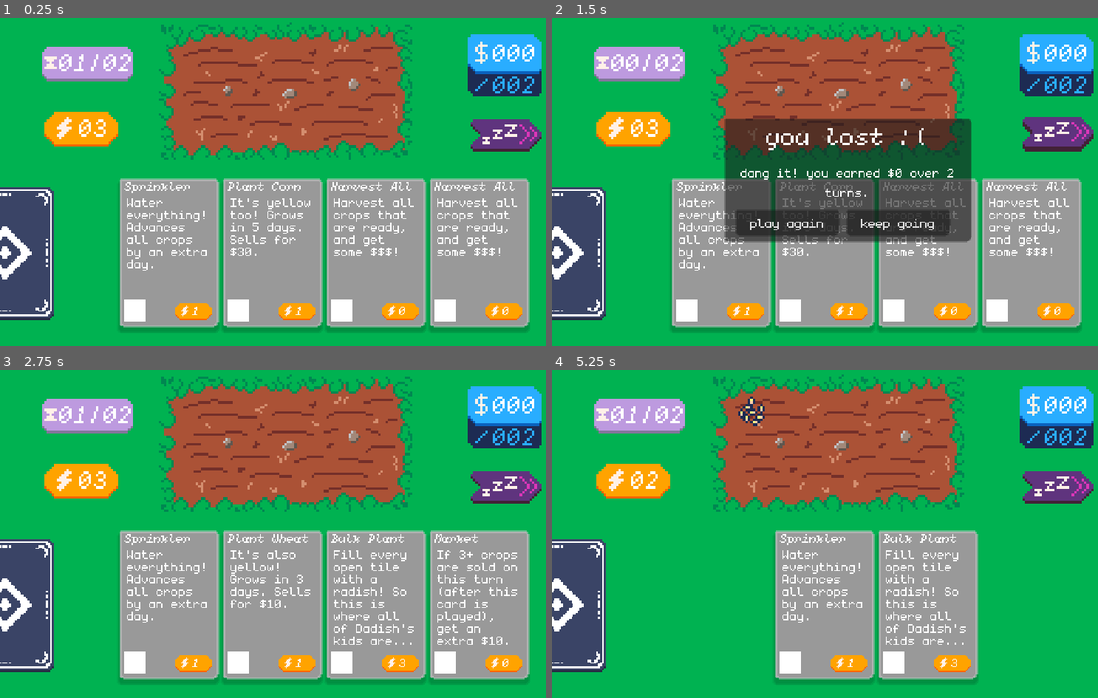
Above: before the commit, frames 1-4 (two rows, left to right).
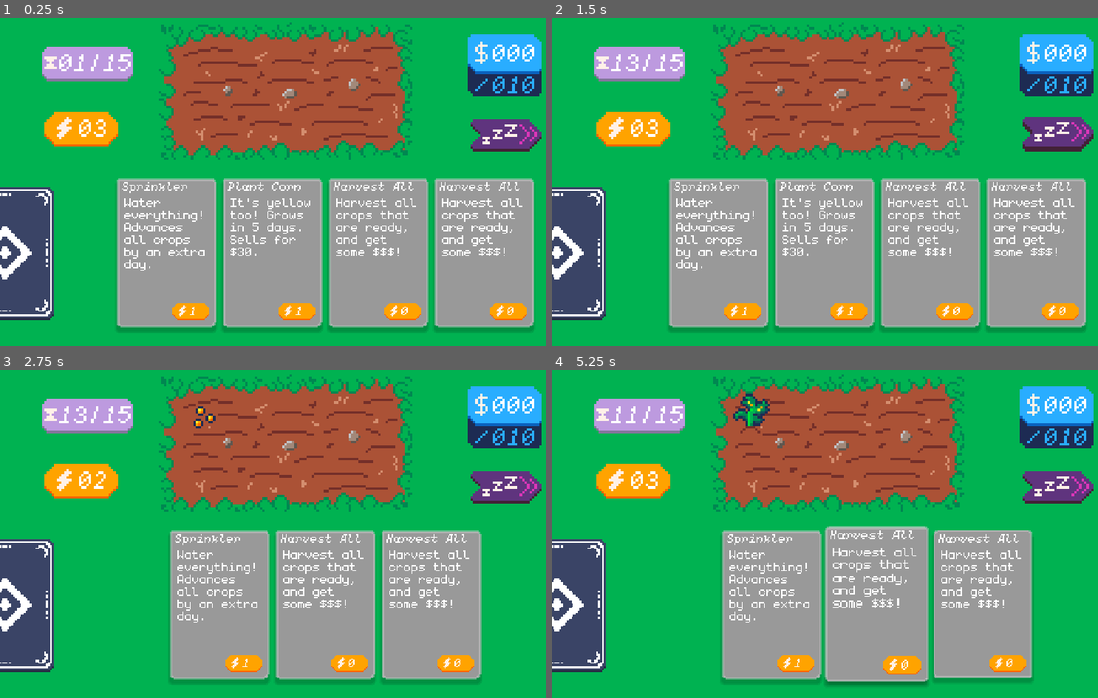
Above: after the commit, the same moments.

Repository: Hex-4/carden
Game: Godot game, scene res://main-test.tscn
Same seed, same stepped clock (60 frames per second), same inputs: the game is played once before the commit and once after it.
Inputs (mouse positions are in pixels of both pictures, inside the frame that each line leads up to):
- Up to frame 1 (0.25 s): no input
- Up to frame 2 (1.5 s): click (1054, 132) at 0.5 s; click (1054, 132) at 1.25 s
- Up to frame 3 (2.75 s): click (234, 573) at 2 s, where only the run before the commit has a clickable "play again"
- Up to frame 4 (5.25 s): tap Enter at 2.75 s; drag from (721, 602) to (906, 458) at 2.77 s; drag from (825, 602) to (819, 599) at 3.52 s; move the mouse to (874, 602) at 4.27 s; hold Right 4.28-5 s; tap Alt at 4.35 s; click (874, 602) at 4.42 s; tap Space at 5 s; drag from (977, 602) to (672, 481) at 5.02 s

The runs differ from the first frame. In frame 1, 7.0% of the frame differs, in the area x 18-98%, y 11-96%; in frame 2, 23%, in the area x 10-98%, y 11-96%; in frame 3, 18%; in frame 4, 17%.

Commit message:
polish w/ sounds and start on animations

Diff:
--- a/infra/card.tscn
+++ b/infra/card.tscn
@@ -46,19 +46,6 @@
 grow_vertical = 2
 mouse_filter = 2
 theme_override_styles/panel = SubResource("StyleBoxFlat_nxf5b")
-
-[node name="ColorRect" type="ColorRect" parent="."]
-layout_mode = 1
-anchors_preset = -1
-anchor_left = 0.053000003
-anchor_top = 0.81700003
-anchor_right = 0.26500002
-anchor_bottom = 0.96700007
-offset_left = -0.0050001144
-offset_top = -0.040000916
-offset_right = -0.025001526
-offset_bottom = -0.040008545
-metadata/_edit_use_anchors_ = true
 
 [node name="CardTitle" type="RichTextLabel" parent="."]
 layout_mode = 1
@@ -137,3 +124,6 @@
 fit_content = true
 scroll_active = false
 metadata/_edit_use_anchors_ = true
+
+[connection signal="mouse_entered" from="." to="." method="_on_mouse_entered"]
+[connection signal="mouse_exited" from="." to="." method="_on_mouse_exited"]
--- a/infra/scripts/card.gd
+++ b/infra/scripts/card.gd
@@ -13,6 +13,7 @@
 	($CardTitle as RichTextLabel).text = data.card_name
 	($CardBody as RichTextLabel).text = data.description
 	$TextureRect/EnergyCost.text = str(data.cost)
+	pivot_offset = size / 2
 
 
 func _gui_input(event):
@@ -25,3 +26,14 @@
 func _process(_delta):
 	if dragging:
 		global_position = get_global_mouse_position() - drag_offset
+
+
+func _on_mouse_entered() -> void:
+	var t = get_tree().create_tween()
+
+	t.tween_property(self, "scale", Vector2(1.07, 1.07), 0.2).set_trans(Tween.TRANS_BACK).set_ease(Tween.EASE_OUT)
+
+func _on_mouse_exited() -> void:
+	var t = get_tree().create_tween()
+
+	t.tween_property(self, "scale", Vector2(1, 1), 0.2).set_trans(Tween.TRANS_BACK).set_ease(Tween.EASE_OUT)
--- a/infra/scripts/game_manager.gd
+++ b/infra/scripts/game_manager.gd
@@ -5,7 +5,9 @@
 
 @onready var hud: HUD = $Screen/HUD
 
-@onready var hand: HBoxContainer = $Screen/Hand
+@onready var hand: Control = $Screen/Hand
+
+@onready var sfx: SFX = $SFX
 
 var energy = 3
 
@@ -13,9 +15,9 @@
 
 var cash = 0
 
-var cash_goal = 2
+var cash_goal = 10
 
-@export var total_days: int = 2
+@export var total_days: int = 15
 
 var days_left: int = 1
 
@@ -34,6 +36,8 @@
 @onready var panel = $Screen/Panel
 
 var infinite = false
+
+
 
 # Called when the node enters the scene tree for the first time.
 func _ready() -> void:
@@ -77,10 +81,12 @@
 	hud.energy.text = "%02d" % energy
 
 func harvest():
+	sfx.play_coins()
 	cash += farm.harvest()
 	hud.cash.text = "%03d" % cash
 
 	if cash > cash_goal and !infinite:
+		sfx.play_win()
 		panel.win()
 
 func add_card_to_hand(data: CardData) -> BaseCard:
@@ -96,9 +102,10 @@
 func on_card_used(card: BaseCard):
 	if energy >= card.data.cost and card.data.requirement.call(self):
 		update_energy(energy - card.data.cost)
+		sfx.play_card_use()
 		card.data.effect.call(self)
 		discards.append(card.data)
-		card.queue_free()
+		hand.remove_card_animated(card)
 		cards_played_this_turn += 1
 
 
@@ -114,16 +121,14 @@
 	days_left -= 1
 	farm.update_board()
 	var has_playable_card = false
+	sfx.play_next_day()
 	for card_visual in hand.get_children():
 		if card_visual.data.requirement.call(self):
 			has_playable_card = true
 			break
 
 	if not has_playable_card and hand.get_child_count() > 0:
-		var card_to_drop = hand.get_child(0)  # drop first card
-		discards.append(card_to_drop.data)
-		hand.remove_child(card_to_drop)
-		card_to_drop.queue_free()
+		compost()
 	draw()
 	update_energy(3)
 	if coffee_energy > 0:
@@ -136,12 +141,18 @@
 	if infinite:
 		hud.days_left.text = "%02d" % days_left
 	cards_played_this_turn = 0
+	market_count = -1
 
 	if !infinite:
 		if cash > cash_goal:
+			sfx.stop()
+			sfx.play_win()
 			panel.win()
 
+
 		if days_left < 1:
+			sfx.stop()
+			sfx.play_lose()
 			panel.lose()
 
 # Called every frame. 'delta' is the elapsed time since the previous frame.
--- /dev/null
+++ b/infra/scripts/hand.gd
@@ -0,0 +1,44 @@
+# hand.gd
+extends Control
+
+@export var card_spacing: float = 6
+
+func _ready():
+	child_exiting_tree.connect(_on_card_removing)
+	arrange_cards_animated(0)
+
+
+func remove_card_animated(card: Control):
+	# fly out animation
+	var remove_tween = create_tween()
+	remove_tween.tween_property(card, "position:y", card.position.y + 150, 0.3).set_trans(Tween.TRANS_CUBIC).set_ease(Tween.EASE_OUT)
+	remove_tween.parallel().tween_property(card, "modulate:a", 0.0, 0.2)
+
+	await remove_tween.finished
+	card.queue_free()
+
+func _on_card_removing(card):
+	# rearrange when card is actually removed
+	arrange_cards_animated(0.4)
+
+func arrange_cards_animated(duration: float = 0.2):
+	await get_tree().process_frame
+
+	var cards = get_children()
+	if cards.is_empty():
+		return
+
+	var total_width = 0.0
+	for card in cards:
+		total_width += card.size.x
+	total_width += card_spacing * max(0, cards.size() - 1)
+
+	var start_x = (size.x - total_width) / 2.0
+	var current_x = start_x
+
+	for card_idx in range(cards.size()):
+		var card = cards[card_idx]
+		var target_pos = Vector2(current_x, 0)
+		var tween = create_tween()
+		tween.tween_property(card, "position", target_pos, duration).set_trans(Tween.TRANS_BACK).set_ease(Tween.EASE_OUT)
+		current_x += card.size.x + card_spacing
--- /dev/null
+++ b/infra/scripts/sfx.gd
@@ -0,0 +1,42 @@
+extends AudioStreamPlayer
+class_name SFX
+
+var card_use: AudioStreamWAV = preload("uid://b6yeni8cmx2bj")
+var lose: AudioStreamWAV = preload("uid://bihmrku03vthc")
+var next_day: AudioStreamWAV = preload("uid://0twt7mf15j78")
+var win: AudioStreamWAV = preload("uid://cdtstmljv8nhi")
+var coins: AudioStreamWAV = preload("uid://dxca1vq44kyxm")
+
+func play_card_use():
+	pitch_scale = randf_range(0.8, 1.2)
+	stream = card_use
+	play(0.34)
+
+func play_lose():
+	pitch_scale = 1.0
+	stream = lose
+	play()
+
+func play_next_day():
+	pitch_scale = 1.0
+	stream = next_day
+	play()
+
+func play_win():
+	pitch_scale = 1.0
+	stream = win
+	play()
+
+func play_coins():
+	pitch_scale = 1.0
+	stream = coins
+	play()
+
+# Called when the node enters the scene tree for the first time.
+func _ready() -> void:
+	pass # Replace with function body.
+
+
+# Called every frame. 'delta' is the elapsed time since the previous frame.
+func _process(delta: float) -> void:
+	pass
--- a/main-test.tscn
+++ b/main-test.tscn
@@ -1,5 +1,6 @@
-[gd_scene load_steps=23 format=3 uid="uid://btn12n75otxaf"]
-
+[gd_scene load_steps=25 format=3 uid="uid://btn12n75otxaf"]
+
+[ext_resource type="Script" uid="uid://bh2ke5jsbe34q" path="res://infra/scripts/hand.gd" id="2_7m4ec"]
 [ext_resource type="Texture2D" uid="uid://cb6o10lqbkm0u" path="res://art-sources/energy-pill.png" id="3_1kwsd"]
 [ext_resource type="Texture2D" uid="uid://c2smapoi7ts8o" path="res://art-sources/corn.png" id="3_g7jtv"]
 [ext_resource type="Script" uid="uid://cfjx3gq8snege" path="res://infra/scripts/game_manager.gd" id="4_1kwsd"]
@@ -15,6 +16,7 @@
 [ext_resource type="Texture2D" uid="uid://dqdrssc5w8qs1" path="res://art-sources/cash.png" id="8_uj76s"]
 [ext_resource type="Script" uid="uid://ddn5dp5iq0pax" path="res://infra/OverPrompt.gd" id="14_sjj73"]
 [ext_resource type="FontFile" uid="uid://birqjwiwc2yjv" path="res://monogram-extended.ttf" id="15_o66n6"]
+[ext_resource type="Script" uid="uid://f7dk7rmgqx23" path="res://infra/scripts/sfx.gd" id="16_o66n6"]
 
 [sub_resource type="TileSetAtlasSource" id="TileSetAtlasSource_k6y1p"]
 resource_name = "corn"
@@ -70,10 +72,9 @@
 grow_horizontal = 2
 grow_vertical = 2
 
-[node name="Hand" type="HBoxContainer" parent="Screen"]
+[node name="Hand" type="Control" parent="Screen"]
 custom_minimum_size = Vector2(0, 120)
 layout_mode = 1
-anchors_preset = -1
 anchor_top = 1.0
 anchor_right = 1.0
 anchor_bottom = 1.0
@@ -83,7 +84,7 @@
 offset_bottom = -16.0
 grow_horizontal = 2
 grow_vertical = 0
-alignment = 1
+script = ExtResource("2_7m4ec")
 
 [node name="FarmBG" type="Sprite2D" parent="Screen"]
 position = Vector2(233, 63)
@@ -322,5 +323,8 @@
 text = "keep going"
 metadata/_edit_use_anchors_ = true
 
+[node name="SFX" type="AudioStreamPlayer" parent="."]
+script = ExtResource("16_o66n6")
+
 [connection signal="pressed" from="Screen/Panel/replay" to="Screen/Panel" method="_on_replay_pressed"]
 [connection signal="pressed" from="Screen/Panel/keep" to="Screen/Panel" method="_on_keep_pressed"]
Not shown, added: audio/card-use.wav.import
Not shown, added: audio/coins.wav.import
Not shown, added: audio/lose.wav.import
Not shown, added: audio/next-day.wav.import
Not shown, added: audio/win.wav.import
Not shown, added: export_presets.cfg
Not shown, added: infra/scripts/hand.gd.uid
Not shown, added: infra/scripts/sfx.gd.uid
Not shown, added: audio/card-use.wav
Not shown, added: audio/coins.wav
Not shown, added: audio/lose.wav
Not shown, added: audio/next-day.wav
(and 1 more such lines)
